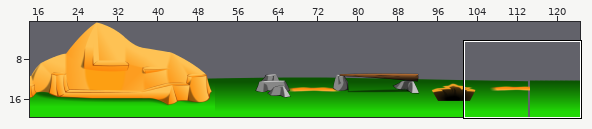
Two versions of a level (Tiled map, CCC_physics/CCC_physics/mainMaze2.tmx). Above, an overview of the earlier version with the close-up marked.
Close-up. Earlier state:
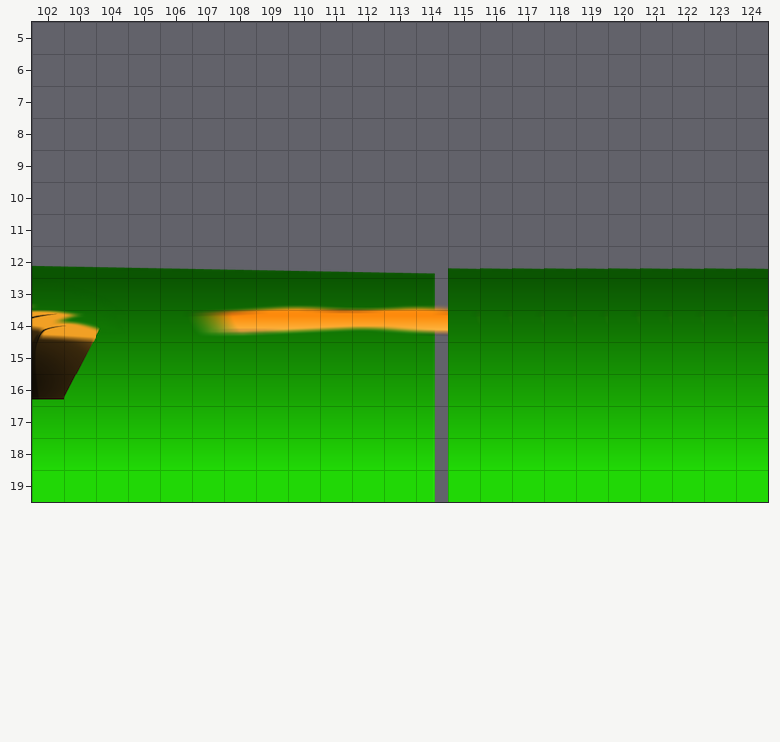
Cells are 32x32 px. Shown: x 102..124, y 5..19. The commit also changed other parts of the map, which this record leaves out.
After:
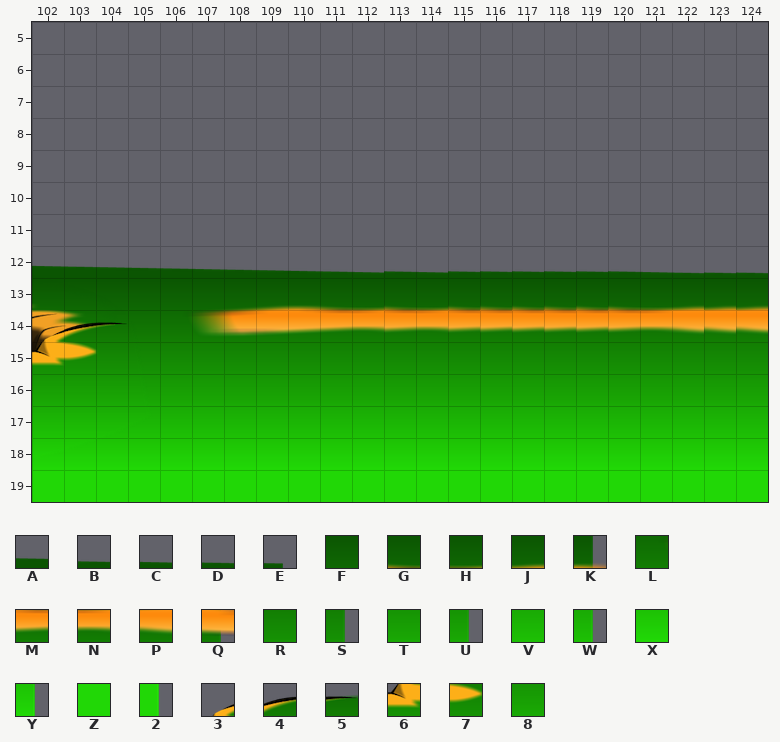
Key: from "Back Graphics-KL 1": A 481, B 486, C 487, D 488, E 489, F 540, G 609, H 610, J 611, K 612, L 727, M 732, N 733, P 734, Q 735, R 745, S 858, T 868, U 981, V 991, W 1104, X 1114, Y 1227, Z 1237, 2 1350; from "Fore graphics-KL 1": 3 622, 4 623, 5 624, 6 741, 7 742, 8 854.
_ is an empty cell.
Tiles replaced or removed in this view: 2, A, D, E, F, J, K, L, P, Q, S, U, W, Y.
The edit:
Changed rows in their new state; . is an unchanged cell.
Layer "back":
first column x 113:
12 BCBBBBBBCDDD
13 GHGGGGGGHJJJ
14 MNMMMMMMNPPP
15 .R..........
16 .T..........
17 .V..........
18 .X..........
19 .Z..........
Layer "fore":
first column x 102:
14 345
15 67.
16 88.
Changed places in both close-ups, as pixel boxes (x1, y1, x2, y2):
changed: (384, 268, 768, 502)
added: (32, 322, 127, 400)
